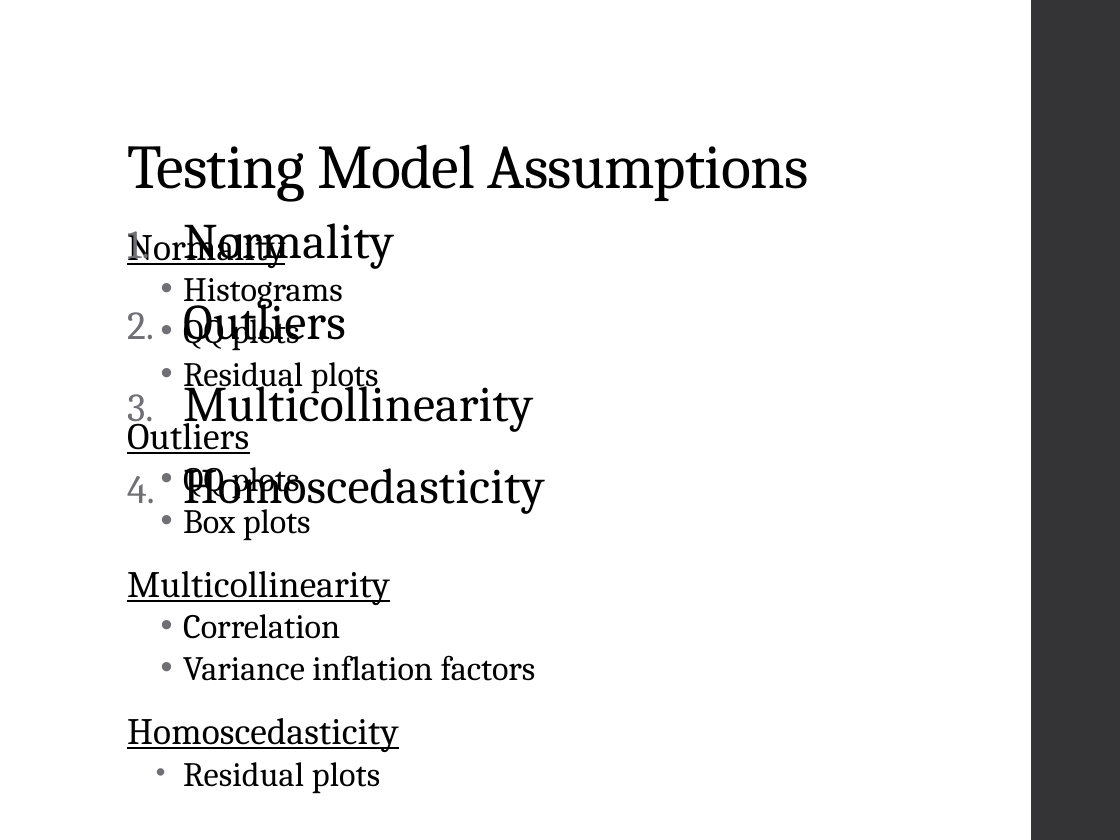
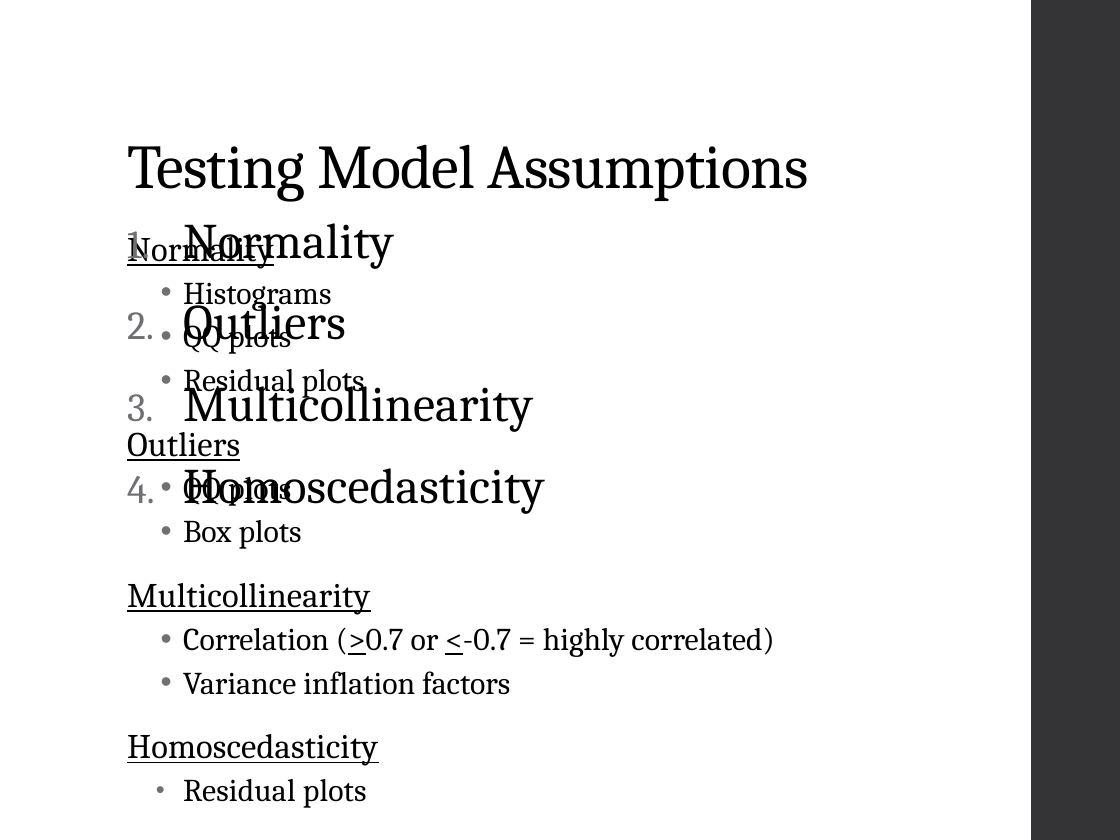
Before and after one commit to ncss-tech/stats_for_soil_survey, a slide deck: slide 9 of presentations/6_linear_regression/Linear_regression.pptx. Drawn at 1120x840 pixels with LibreOffice and Linux fonts; fonts in the diff are those of the drawing. Boxes give left, top, right and bottom in pixels: in the first picture for what was removed or moved away, otherwise in the second. Text is boxed around its words. In the diff, an @@ line names an element or a change of style, - is before the commit and + after.

```diff
--- a/presentations/6_linear_regression/Linear_regression.pptx
+++ b/presentations/6_linear_regression/Linear_regression.pptx
@@ text at (x1=127, y1=229, x2=510, y2=808): size 24 to 22.2 pt in "Normality", "Outliers", "Multicollinearity", "Homoscedasticity"; size 22 to 20.4 pt in "Histograms", "QQ plots", "Residual plots", "QQ plots" and 3 more places; line spacing 0.85 to 0.95; line spacing 0.8 to 0.9 @@
@@ text at (x1=183, y1=627, x2=774, y2=657): text changed; size 22 to 20.4 pt @@
-  • Correlation
+  • Correlation (>0.7 or <-0.7 = highly correlated)
```
Also in this commit, not shown: 2 slides added.
